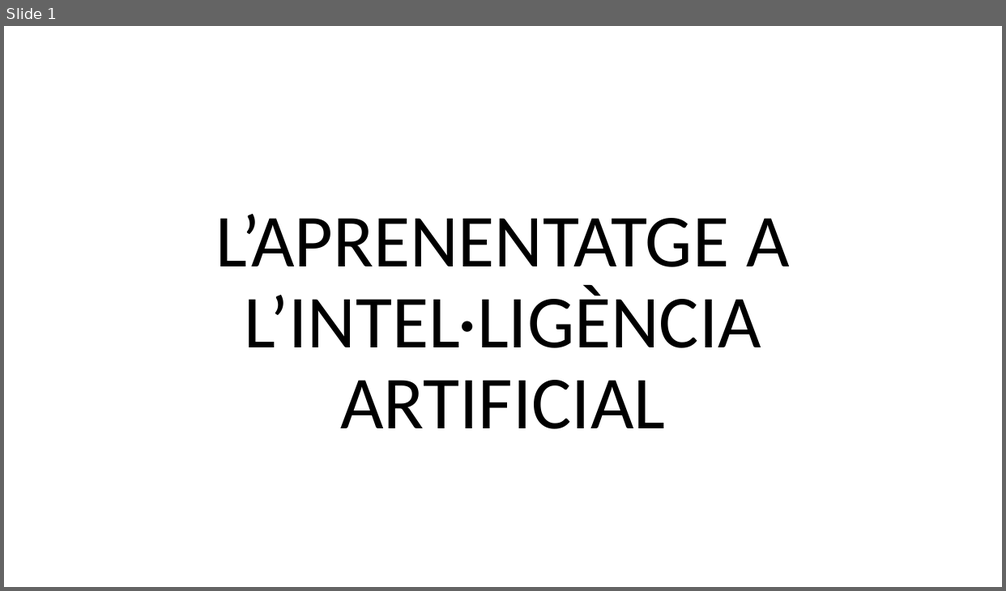
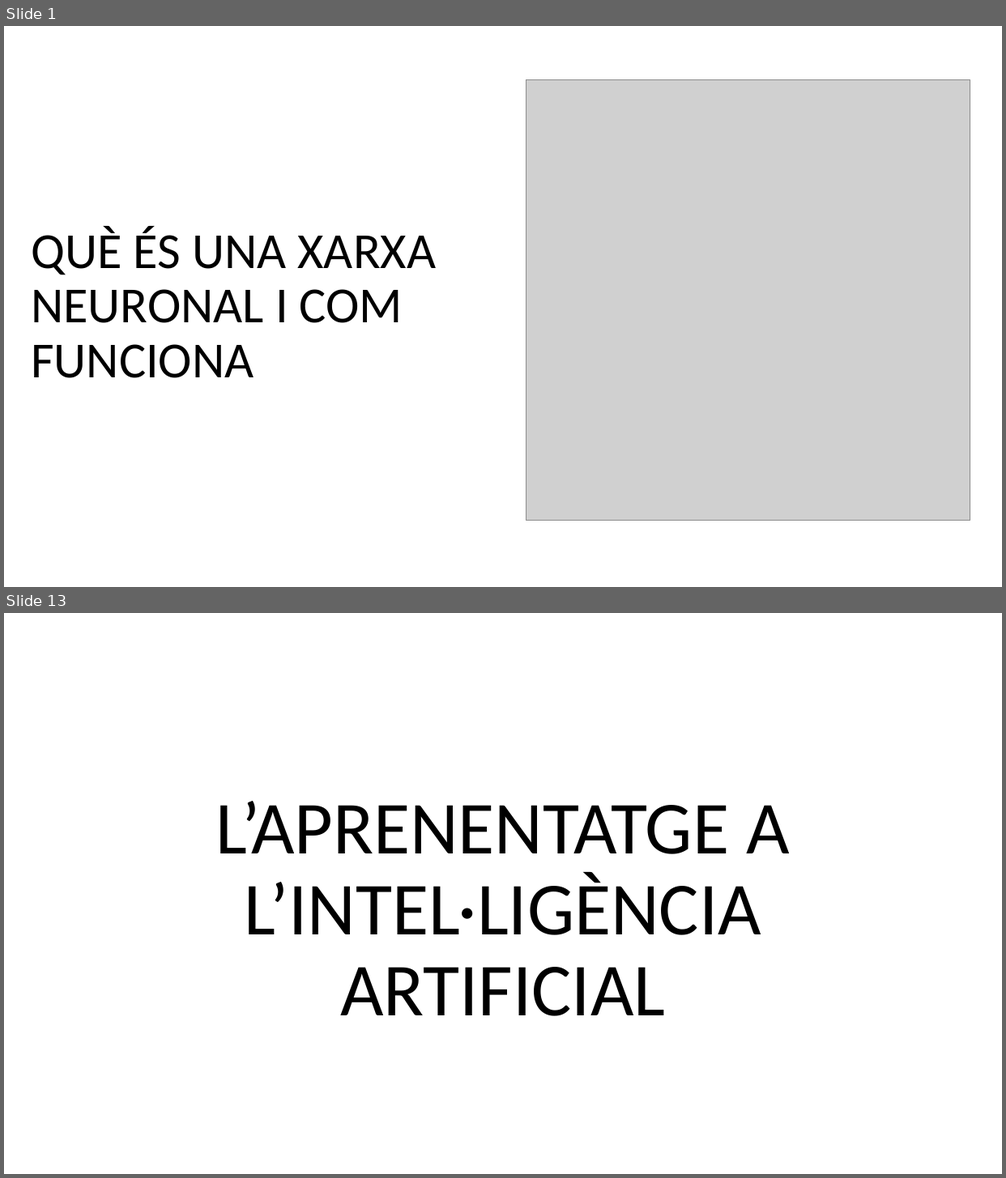
Before and after one commit to FerrerJan/Treball-de-Recerca-IA, a slide deck: TR_ESCRIT/PPT.pptx. Shown one above the other, each under a label of ours: slide 1 before the commit, slides 1 and 13 after it; the slides between them are not shown. The pictures are 1006x591 and 1006x1178 pixels, drawn with LibreOffice and Linux fonts; fonts in the diff are those of the drawing; grey boxes stand for pictures. Boxes give left, top, right and bottom in pixels: in the first picture for what was removed or moved away, otherwise in the second. Text is boxed around its words. In the diff, an @@ line names an element or a change of style, - is before the commit and + after.

```diff
--- a/TR_ESCRIT/PPT.pptx
+++ b/TR_ESCRIT/PPT.pptx
@@ slide 1 added at <box>4,26,1002,587</box>, background #FFFFFF @@
@@ picture added at <box>526,80,970,521</box> @@
@@ title added at <box>31,226,437,378</box>, 48.6 pt, text #000000 @@
+QUÈ ÉS UNA XARXA NEURONAL I COM FUNCIONA
@@ what was slide 1 is now slide 13 @@
```
Also in this commit, not shown: 11 other slides added.
